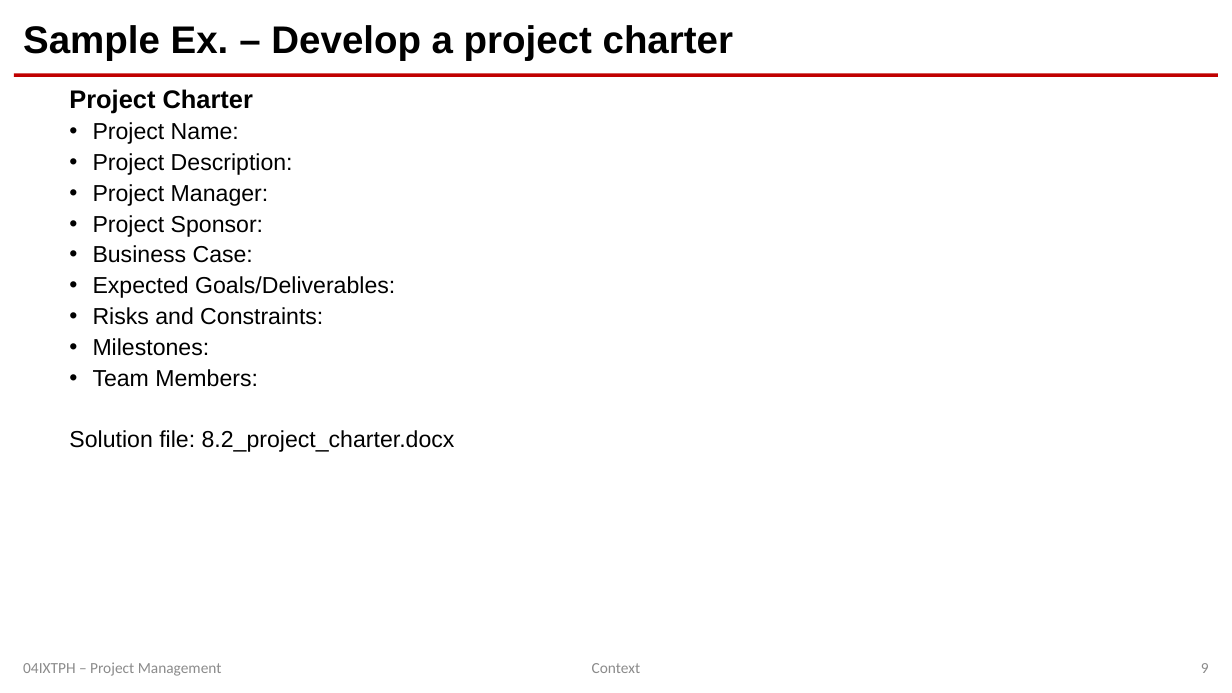
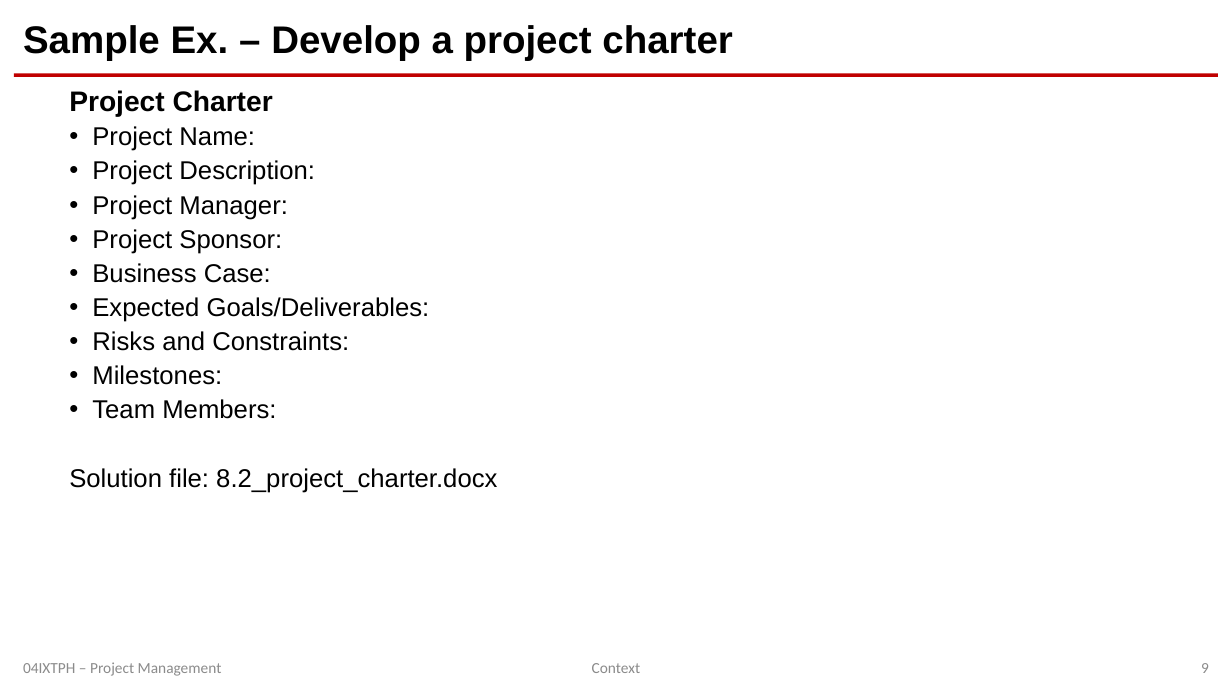
Before and after one commit to pm-lab-polito/pml-cpm-2021, a slide deck: slide 9 of Recap/8.1_Preparing_for_written_exam.pptx. Drawn at 1232x693 pixels with LibreOffice and Linux fonts; fonts in the diff are those of the drawing. Boxes give left, top, right and bottom in pixels: in the first picture for what was removed or moved away, otherwise in the second. Text is boxed around its words. In the diff, an @@ line names an element or a change of style, - is before the commit and + after.

```diff
--- a/Recap/8.1_Preparing_for_written_exam.pptx
+++ b/Recap/8.1_Preparing_for_written_exam.pptx
@@ text "Project Charter" at box(69, 90, 497, 493): size 19.8 to 22 pt in "Project Charter"; size 18 to 20 pt; list level 2 to 1 in "Project Charter"; line spacing 0.88 to 0.9; list level 2 to 1 in "Solution file: 8.2_project_charter.docx" @@
@@ text "04IXTPH – Project Management" at box(23, 662, 222, 676): text colour #8C8C8C to #8B8B8B @@
```
Also in this commit, not shown: 19 other slides changed.
